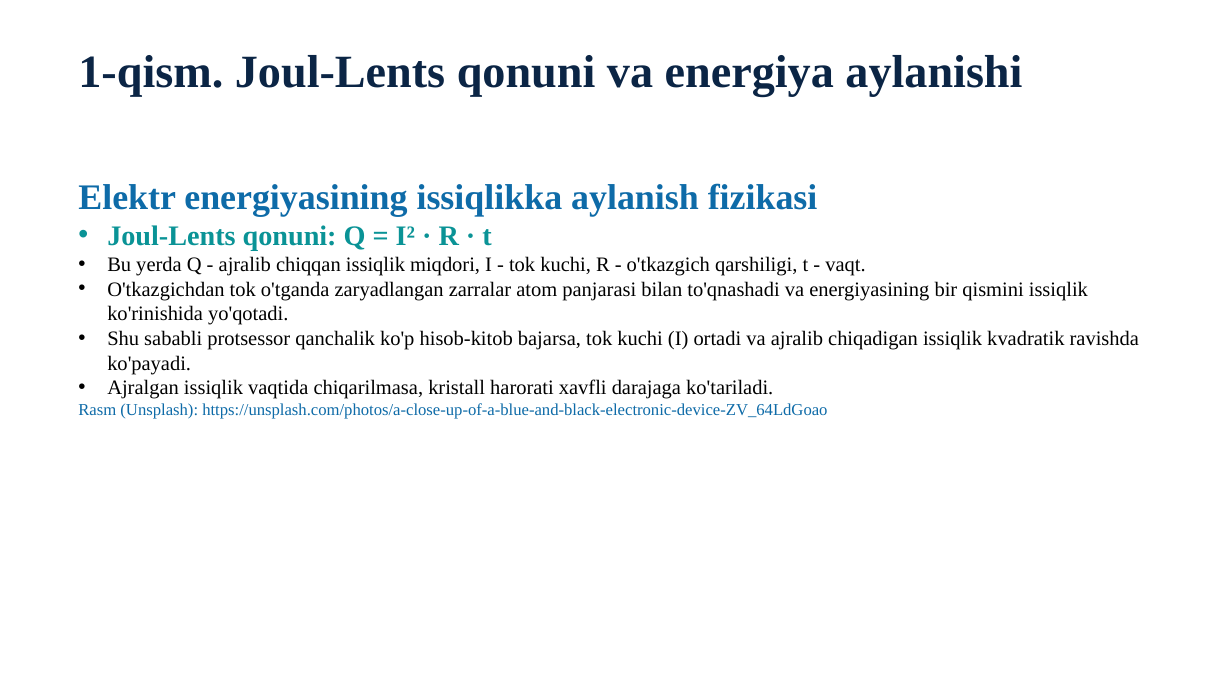
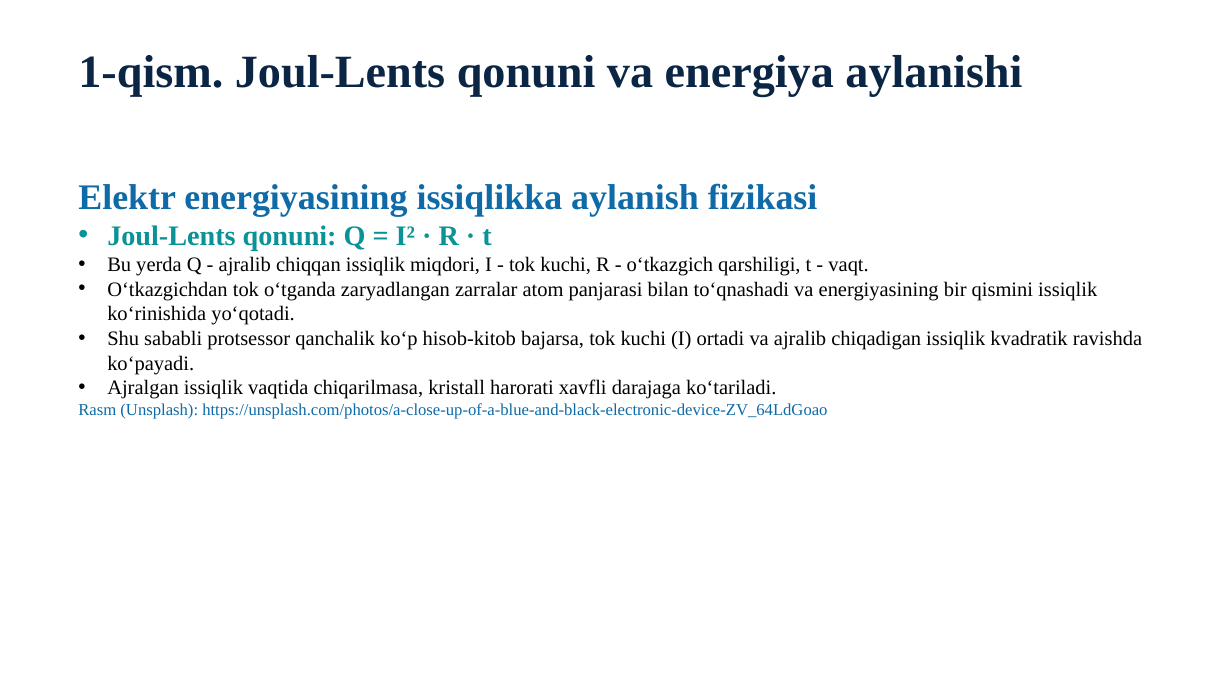
Before and after one commit to dasturland/KK123, a slide deck: slide 4 of Kompyuterlar_qizishi_va_sovishi.pptx. Drawn at 1232x693 pixels with LibreOffice and Linux fonts; fonts in the diff are those of the drawing. Boxes give left, top, right and bottom in pixels: in the first picture for what was removed or moved away, otherwise in the second. Text is boxed around its words. In the diff, an @@ line names an element or a change of style, - is before the commit and + after.

```diff
--- a/Kompyuterlar_qizishi_va_sovishi.pptx
+++ b/Kompyuterlar_qizishi_va_sovishi.pptx
@@ text at box(107, 256, 1142, 399): text changed @@
-• Bu yerda Q - ajralib chiqqan issiqlik miqdori, I - tok kuchi, R - o'tkazgich qarshiligi, t - vaqt.
-• O'tkazgichdan tok o'tganda zaryadlangan zarralar atom panjarasi bilan to'qnashadi va energiyasining bir qismini issiqlik ko'rinishida yo'qotadi.
-• Shu sababli protsessor qanchalik ko'p hisob-kitob bajarsa, tok kuchi (I) ortadi va ajralib chiqadigan issiqlik kvadratik ravishda ko'payadi.
-• Ajralgan issiqlik vaqtida chiqarilmasa, kristall harorati xavfli darajaga ko'tariladi.
+• Bu yerda Q - ajralib chiqqan issiqlik miqdori, I - tok kuchi, R - oʻtkazgich qarshiligi, t - vaqt.
+• Oʻtkazgichdan tok oʻtganda zaryadlangan zarralar atom panjarasi bilan toʻqnashadi va energiyasining bir qismini issiqlik koʻrinishida yoʻqotadi.
+• Shu sababli protsessor qanchalik koʻp hisob-kitob bajarsa, tok kuchi (I) ortadi va ajralib chiqadigan issiqlik kvadratik ravishda koʻpayadi.
+• Ajralgan issiqlik vaqtida chiqarilmasa, kristall harorati xavfli darajaga koʻtariladi.
```
Also in this commit, not shown: 8 other slides changed, 3 other files.
